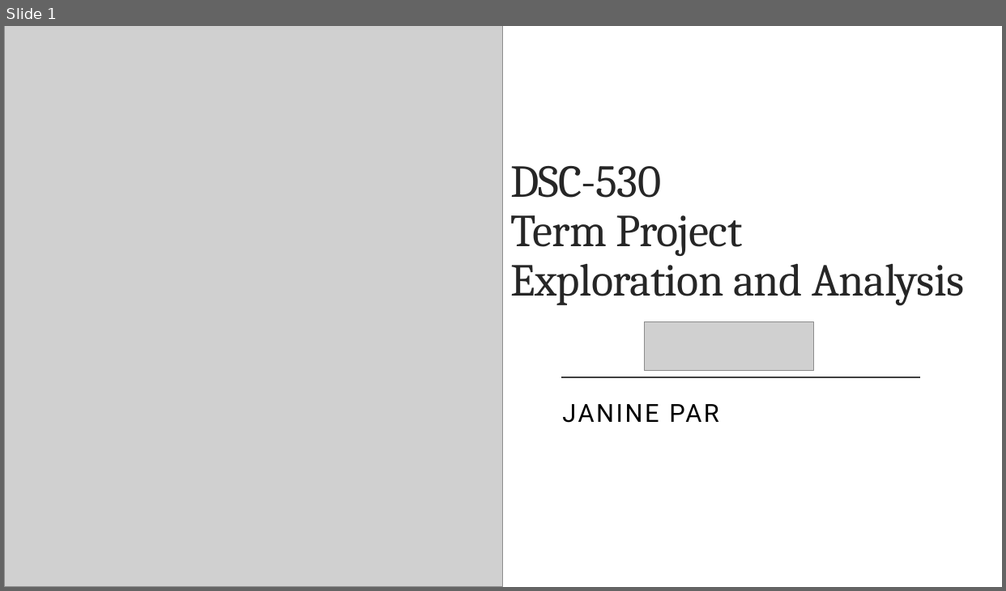
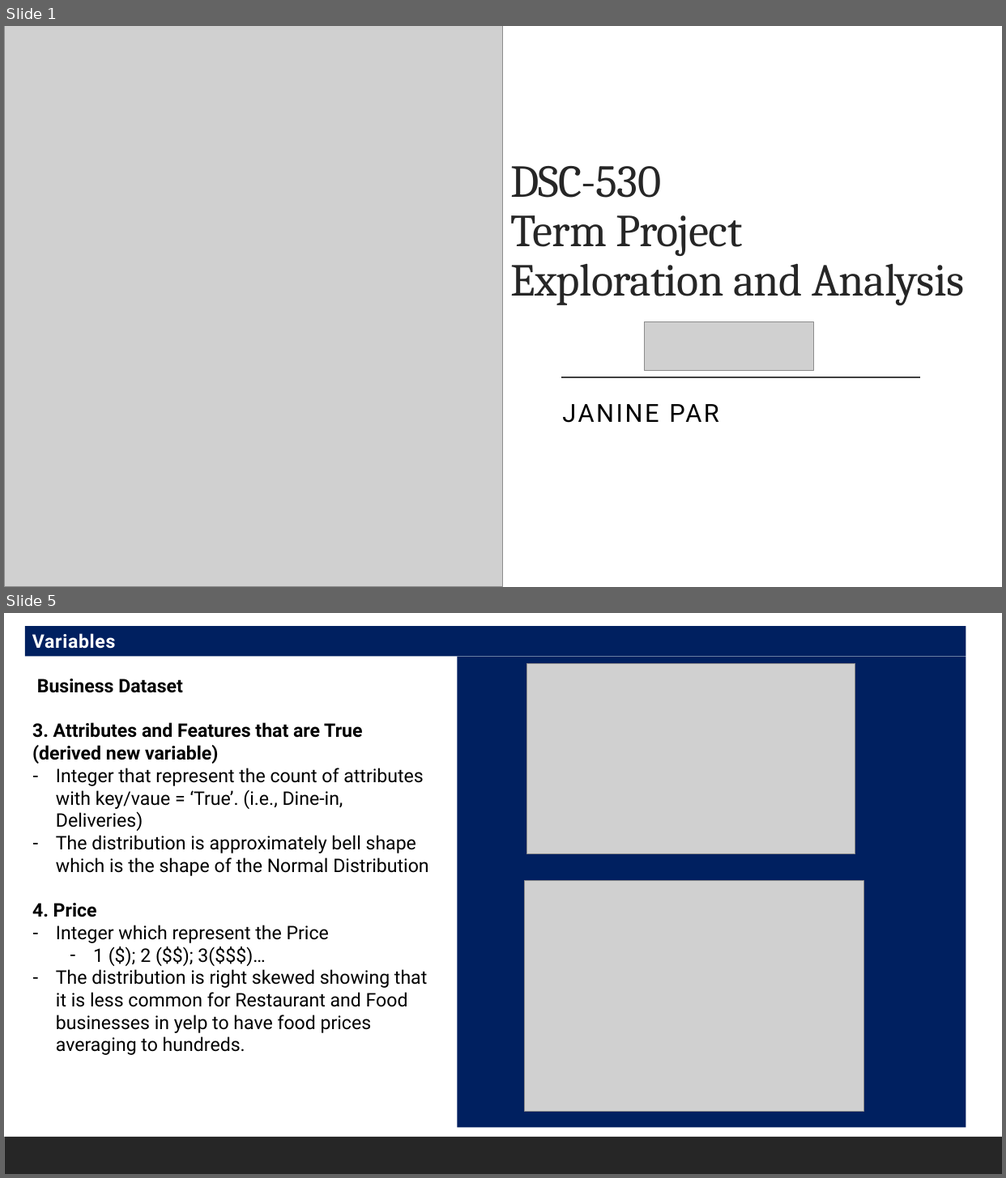
Before and after one commit to Tutay0913JP/DSC530, a slide deck: ParJanineDSC530-T303Week12_YelpDataset.pptx. Shown one above the other, each under a label of ours: slide 1 before the commit, slides 1 and 5 after it; the slides between them are not shown. The pictures are 1006x591 and 1006x1178 pixels, drawn with LibreOffice and Linux fonts; fonts in the diff are those of the drawing; grey boxes stand for pictures. Boxes give left, top, right and bottom in pixels: in the first picture for what was removed or moved away, otherwise in the second. Text is boxed around its words. In the diff, an @@ line names an element or a change of style, - is before the commit and + after.

```diff
--- a/ParJanineDSC530-T303Week12_YelpDataset.pptx
+++ b/ParJanineDSC530-T303Week12_YelpDataset.pptx
@@ slide 5 added at (x1=4, y1=613, x2=1002, y2=1174), background #FFFFFF; not listed: 1 template element that a slide beside it also shows @@
@@ rectangle added at (x1=25, y1=627, x2=966, y2=657), fill #002060, 18 pt, text #FFFFFF, bold @@
+Variables
@@ rectangle added at (x1=457, y1=657, x2=966, y2=1128), fill #002060 @@
@@ text added at (x1=32, y1=679, x2=428, y2=1055), 18 pt, text #000000 @@
+Business Dataset
+3. Attributes and Features that are True (derived new variable)
+– Integer that represent the count of attributes with key/vaue = ‘True’. (i.e., Dine-in, Deliveries)
+– The distribution is approximately bell shape which is the shape of the Normal Distribution
+4. Price
+– Integer which represent the Price
+  – 1 ($); 2 ($$); 3($$$)…
+– The distribution is right skewed showing that it is less common for Restaurant and Food businesses in yelp to have food prices averaging to hundreds.
@@ picture added at (x1=526, y1=664, x2=855, y2=855) @@
@@ picture added at (x1=524, y1=881, x2=864, y2=1112) @@
```
Also in this commit, not shown: 3 slides changed, 12 other slides added, 9 slides removed.
